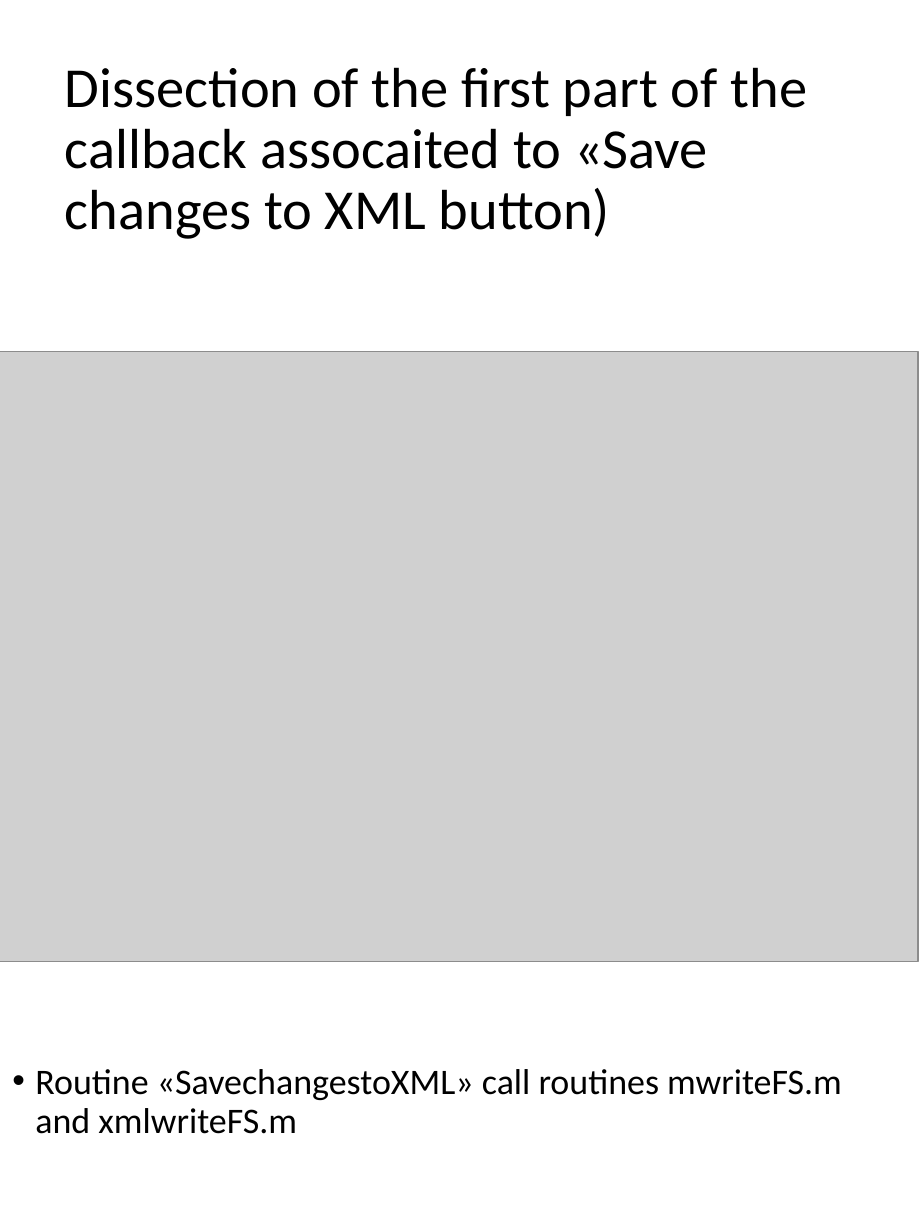
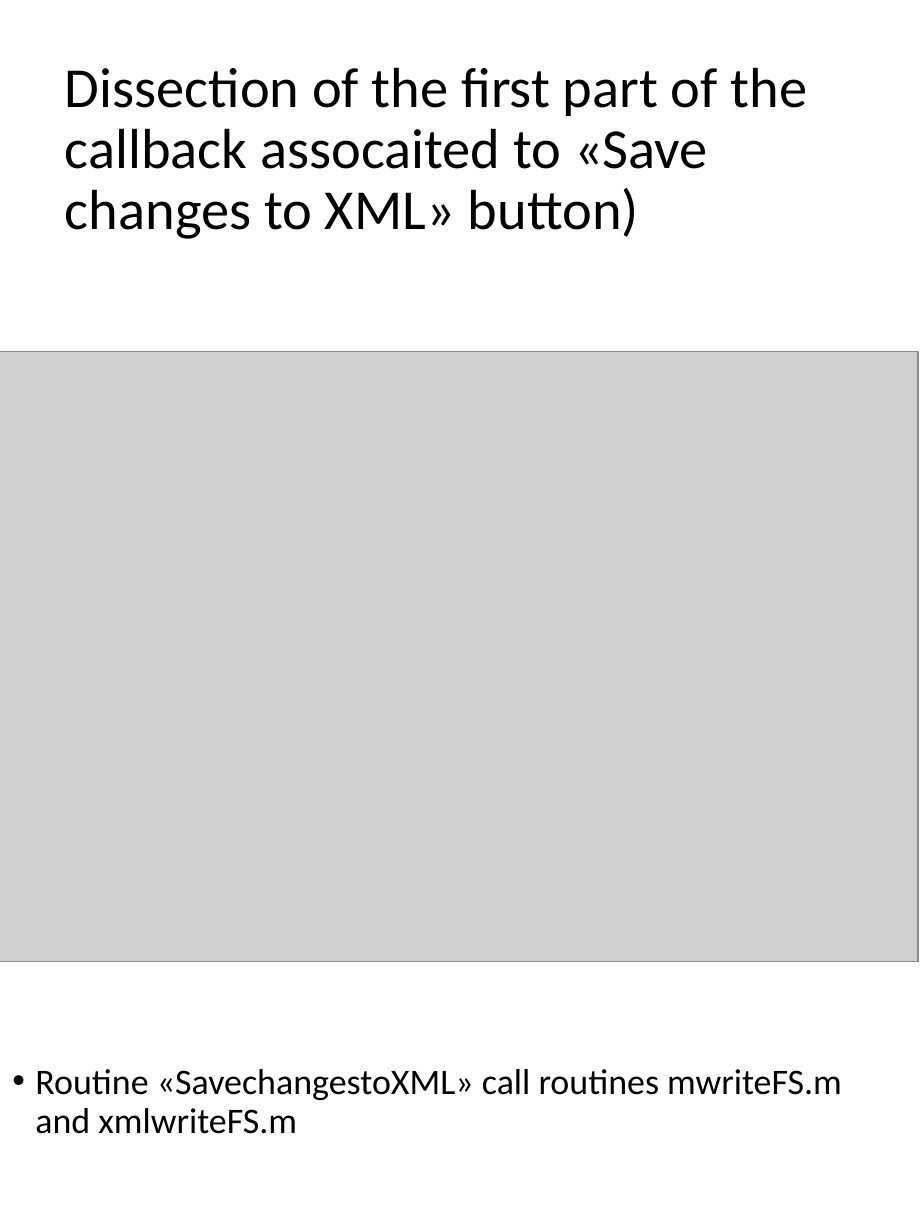
Before and after one commit to kvcorb/FSDA, a slide deck: slide 25 of utilities_help/FlowChart.pptx. Drawn at 924x1232 pixels with LibreOffice and Linux fonts; fonts in the diff are those of the drawing; grey boxes stand for pictures. Boxes give left, top, right and bottom in pixels: in the first picture for what was removed or moved away, otherwise in the second. Text is boxed around its words. In the diff, an @@ line names an element or a change of style, - is before the commit and + after.

Commit message:
updated some typos corrected

Former-commit-id: 82954a59b2c6fd9b68f001ccd1541e0bde33377e

```diff
--- a/utilities_help/FlowChart.pptx
+++ b/utilities_help/FlowChart.pptx
@@ title at [65, 67, 808, 239]: text changed @@
-Dissection of the first part of the callback assocaited to «Save changes to XML button)
+Dissection of the first part of the callback assocaited to «Save changes to XML» button)
```
Also in this commit, not shown: 5 other slides changed.
